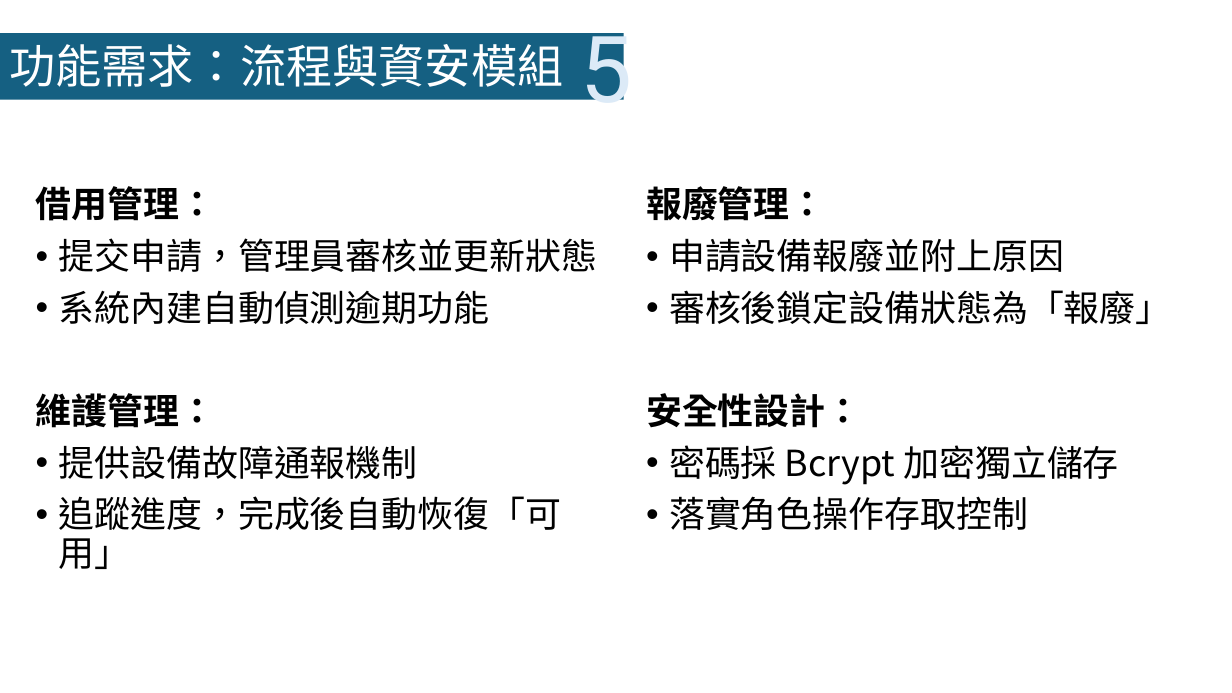
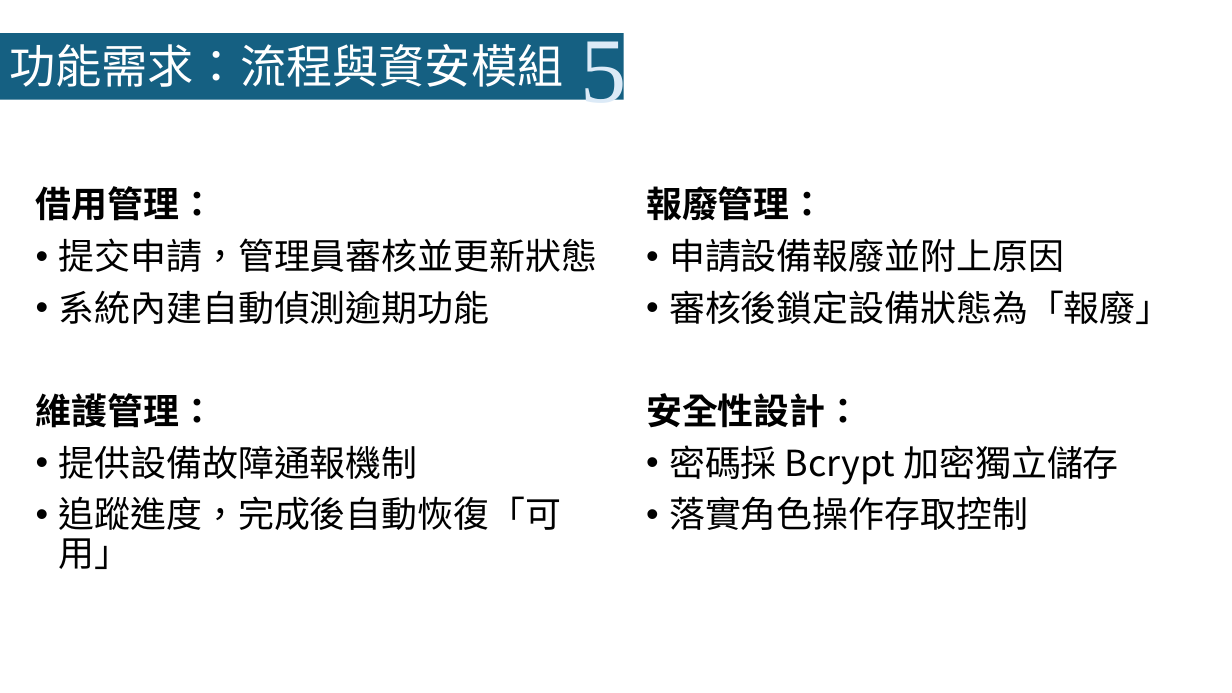
Before and after one commit to LazyEmotionO/NFU_DATABASE, a slide deck: slide 6 of 資料庫系統期末報搞01.pptx. Drawn at 1232x693 pixels with LibreOffice and Linux fonts; fonts in the diff are those of the drawing; background and template pictures are left out. Boxes give left, top, right and bottom in pixels: in the first picture for what was removed or moved away, otherwise in the second. Text is boxed around its words. In the diff, an @@ line names an element or a change of style, - is before the commit and + after.

```diff
--- a/資料庫系統期末報搞01.pptx
+++ b/資料庫系統期末報搞01.pptx
@@ text "5" at (580,30,626,119): font Roboto to Times New Roman @@
```
Also in this commit, not shown: 13 other slides changed.
